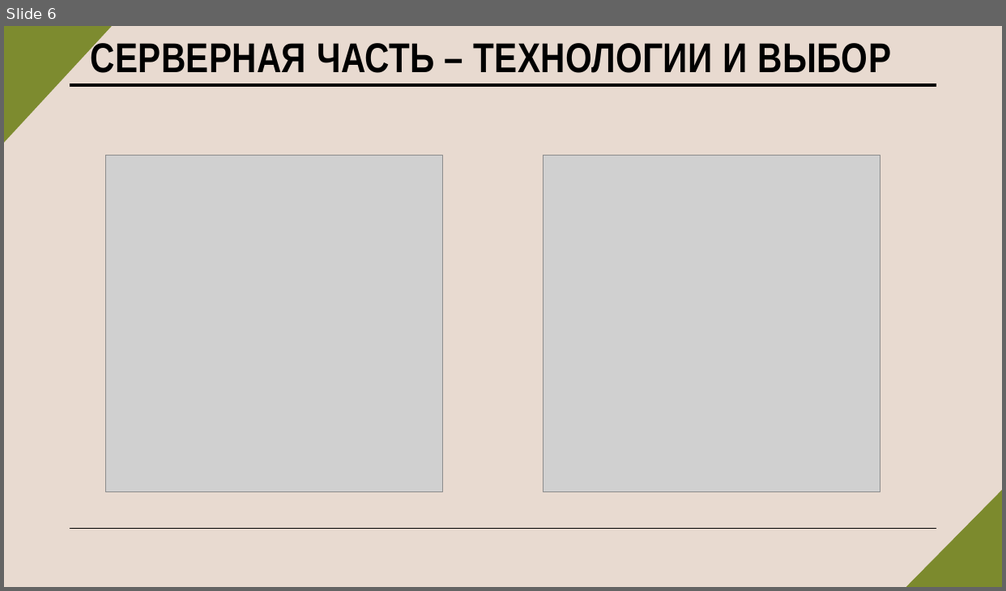
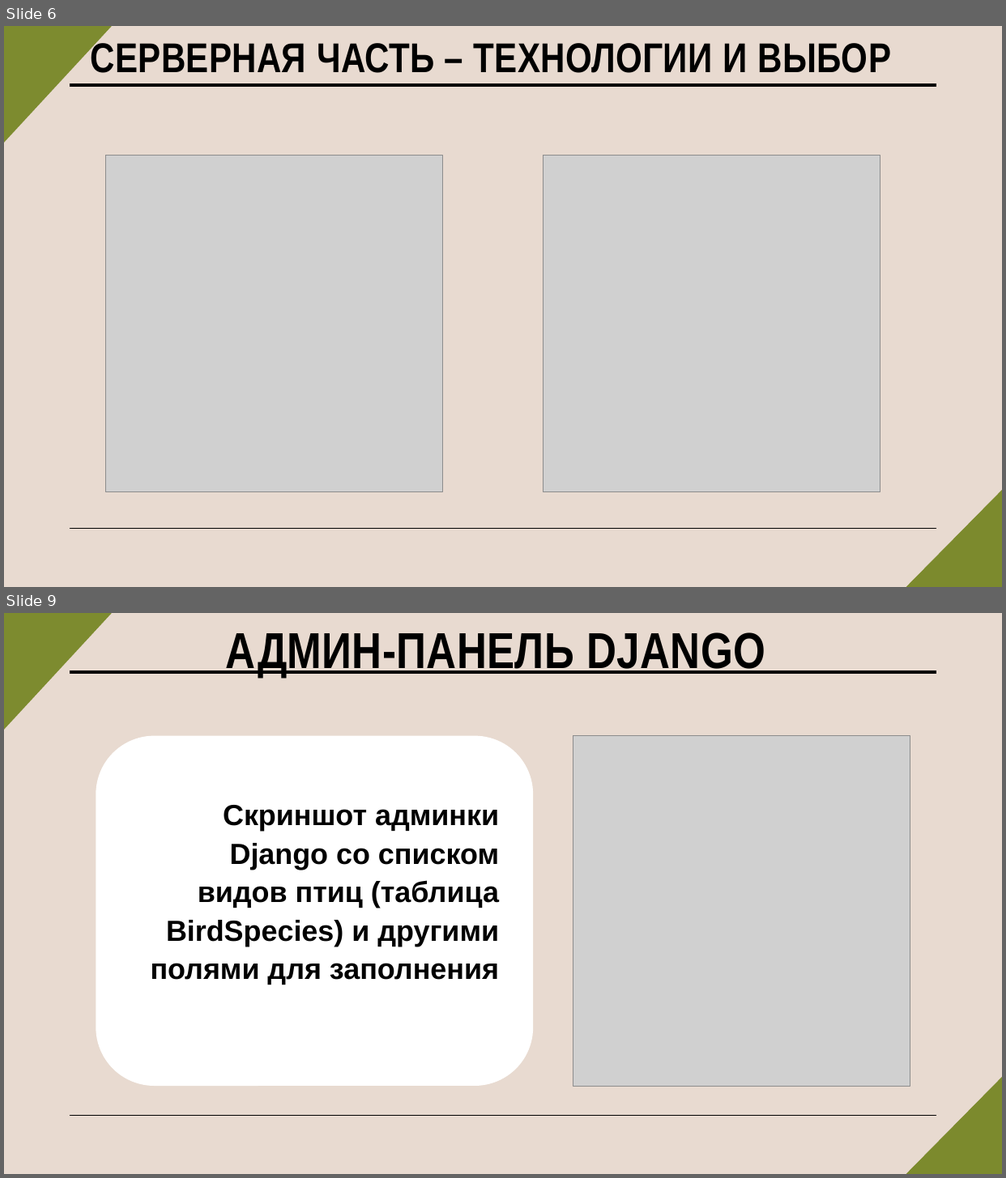
Before and after one commit to 1-Soul-1/BeakBook, a slide deck: BeakBook.pptx. Shown one above the other, each under a label of ours: slide 6 before the commit, slides 6 and 9 after it; the slides between them are not shown. The pictures are 1006x591 and 1006x1178 pixels, drawn with LibreOffice and Linux fonts; fonts in the diff are those of the drawing; grey boxes stand for pictures. Boxes give left, top, right and bottom in pixels: in the first picture for what was removed or moved away, otherwise in the second. Text is boxed around its words. In the diff, an @@ line names an element or a change of style, - is before the commit and + after.

Commit message:
presentation-changes-and-django-test

```diff
--- a/BeakBook.pptx
+++ b/BeakBook.pptx
@@ slide 9 added at (4, 613, 1002, 1174), background #E8DAD0; not listed: 2 template elements that a slide beside it also shows @@
@@ rectangle added at (4, 613, 303, 912), fill #7D8B2F @@
@@ title added at (226, 632, 766, 678), 48.6 pt, text #000000, bold @@
+АДМИН-ПАНЕЛЬ DJANGO
@@ rounded rectangle added at (96, 736, 533, 1086), fill #FFFFFF @@
@@ picture added at (573, 736, 910, 1086) @@
@@ subtitle added at (151, 805, 499, 985), 28 pt, text #000000, bold @@
+Скриншот админки Django со списком видов птиц (таблица BirdSpecies) и другими полями для заполнения
@@ rectangle added at (799, 911, 1002, 1174), fill #7C8A2D @@
```
Also in this commit, not shown: 5 slides changed, 1 other slide added, 1 other file.
